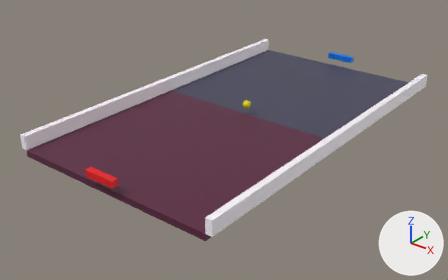
Before and after pictures for a commit that changed the Blender file graphics/pong2p.blend.
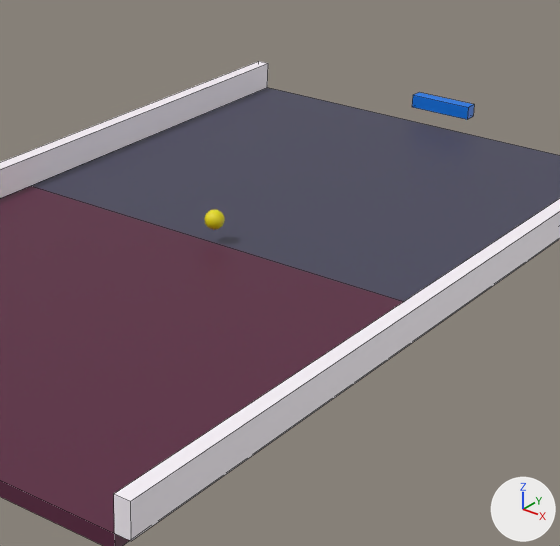
Each version appears first whole from a camera (50 mm lens) standing at (16.42, -22.27, 11.98) and looking at (-0.46, -1.17, -1.09), and next in a close-up on the part from 35% to 87% of the width and 5% to 85% of the height. Lighting does not change. The marker at lower right points along +X, +Y and +Z. The close-ups show mesh edges as thin lines.

Objects in the first close-up: 'boundary1', 'boundary2', 'court1', 'court2', 'paddle2'.
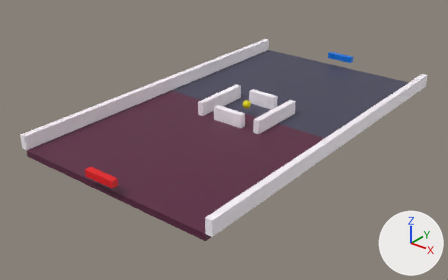
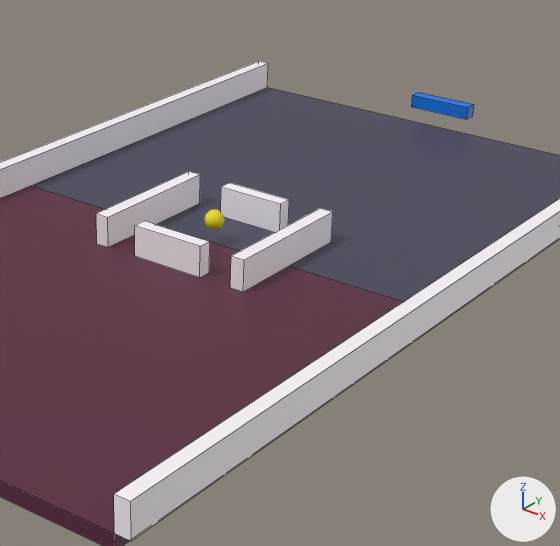
Pixel boxes (x1, y1, x2, y2) of what changed, in the close-ups (560 x 546 px):
'box.001', added
    after: (230, 208, 333, 292)
'box.000', added
    after: (96, 171, 200, 247)
'box.002', added
    after: (135, 221, 210, 277)
'box.003', added
    after: (221, 183, 289, 232)
'paddle2', moved
    before: (412, 92, 474, 119)
    after: (411, 92, 474, 119)

Diff of the bpy script that builds the scene:
```diff
--- a/graphics/pong2p.blend.py
+++ b/graphics/pong2p.blend.py
@@ mat_boundary_005 @@
+mat_boundary_005 = principled_material('boundary.005')
+mat_boundary_005.base_color = (0.996, 0.937, 1.0)  # white #fff8ff
@@ mat_boundary_004 @@
+mat_boundary_004 = principled_material('boundary.004')
+mat_boundary_004.base_color = (0.996, 0.937, 1.0)  # white #fff8ff
@@ mat_boundary_003 @@
+mat_boundary_003 = principled_material('boundary.003')
+mat_boundary_003.base_color = (0.996, 0.937, 1.0)  # white #fff8ff
@@ mat_boundary_002 @@
+mat_boundary_002 = principled_material('boundary.002')
+mat_boundary_002.base_color = (0.996, 0.937, 1.0)  # white #fff8ff
@@ me_cube_007 @@
+me_cube_007.from_pydata(...)  # a box spanning x -1.0..1.0, y -1.0..1.0, z 0.0..2.0
+me_cube_007.materials.append(mat_boundary_005)  # white #fff8ff
@@ me_cube_006 @@
+me_cube_006.from_pydata(...)  # a box spanning x -1.0..1.0, y -1.0..1.0, z 0.0..2.0
+me_cube_006.materials.append(mat_boundary_004)  # white #fff8ff
@@ me_cube_005 @@
+me_cube_005.from_pydata(...)  # a box spanning x -1.0..1.0, y -1.0..1.0, z 0.0..2.0
+me_cube_005.materials.append(mat_boundary_003)  # white #fff8ff
@@ me_cube_004 @@
+me_cube_004.from_pydata(...)  # a box spanning x -1.0..1.0, y -1.0..1.0, z 0.0..2.0
+me_cube_004.materials.append(mat_boundary_002)  # white #fff8ff
@@ ob_paddle2 @@
 ob_paddle2 = bpy.data.objects.new('paddle2', me_cube)
-ob_paddle2.location = (0.02, 9.15, 0.5)
+ob_paddle2.location = (0.0, 9.15, 0.5)
 ob_paddle2.scale = (0.75, 0.15, 0.15)
@@ ob_box_003 @@
+ob_box_003 = bpy.data.objects.new('box.003', me_cube_007)
+ob_box_003.location = (0.01, 1.35, 0.0)
+ob_box_003.rotation_euler = (0.0, 0.0, -1.58)  # degrees (0, 0, -91)
+ob_box_003.scale = (0.15, 0.75, 0.325)
@@ ob_box_002 @@
+ob_box_002 = bpy.data.objects.new('box.002', me_cube_006)
+ob_box_002.location = (-0.01, -1.35, 0.0)
+ob_box_002.rotation_euler = (0.0, 0.0, 1.571)  # degrees (0, 0, 90)
+ob_box_002.scale = (0.15, 0.8, 0.325)
@@ ob_box_001 @@
+ob_box_001 = bpy.data.objects.new('box.001', me_cube_005)
+ob_box_001.location = (1.65, 0.0, 0.0)
+ob_box_001.scale = (0.15, 1.5, 0.325)
@@ ob_box_000 @@
+ob_box_000 = bpy.data.objects.new('box.000', me_cube_004)
+ob_box_000.location = (-1.65, 0.0, 0.0)
+ob_box_000.scale = (0.15, 1.5, 0.325)
```
